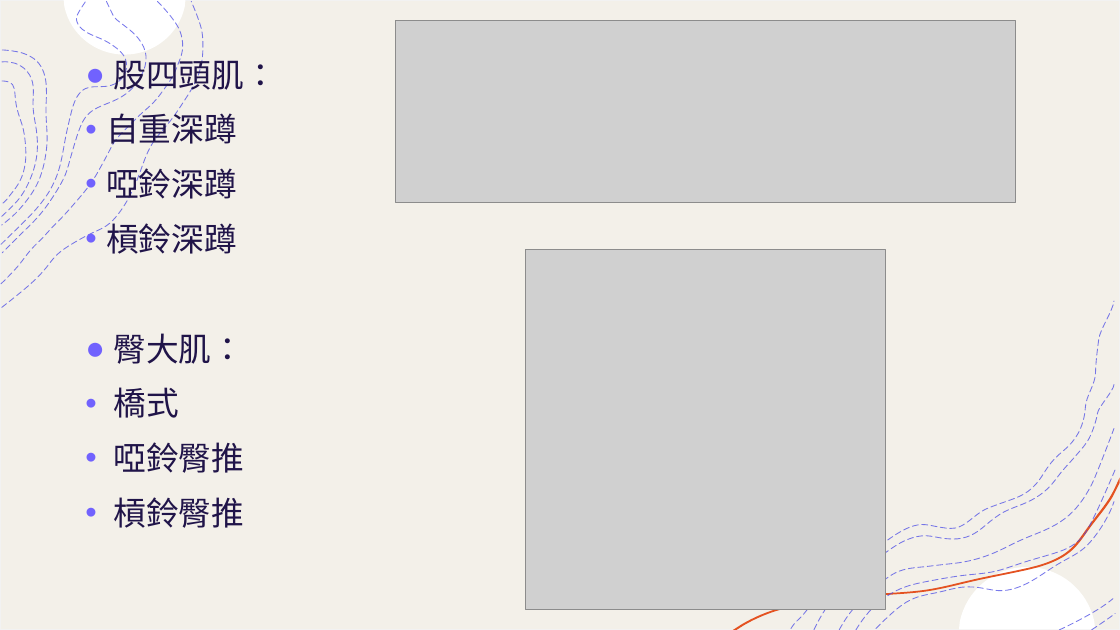
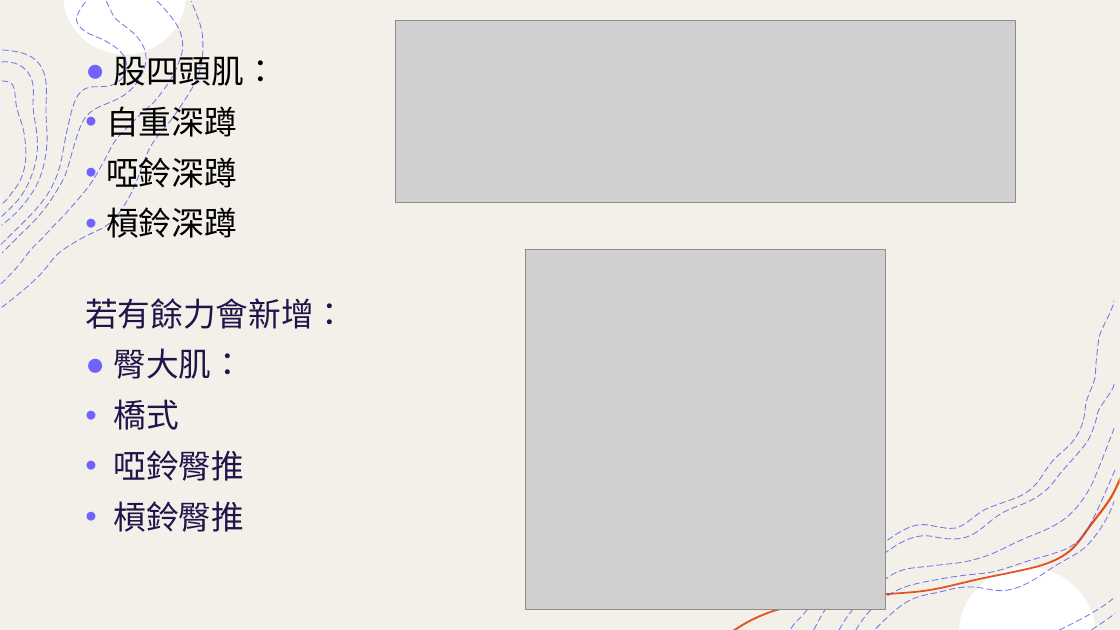
Before and after one commit to mizulun/seatpose-system, a slide deck: slide 9 of 提升運動表現輔助系統.pptx. Drawn at 1120x630 pixels with LibreOffice and Linux fonts; fonts in the diff are those of the drawing; grey boxes stand for pictures. Boxes give left, top, right and bottom in pixels: in the first picture for what was removed or moved away, otherwise in the second. Text is boxed around its words. In the diff, an @@ line names an element or a change of style, - is before the commit and + after.

Commit message:
更改成下肢重訓姿勢矯正輔助系統 更改設計動機與目的 新增姿勢判定標準 新增架設環境遇到的問題

```diff
--- a/提升運動表現輔助系統.pptx
+++ b/提升運動表現輔助系統.pptx
@@ text at <box>106,49,277,532</box>: text colour #201449 to #000000 in "股四頭肌：", "自重深蹲", "啞鈴深蹲", "槓鈴深蹲"; line spacing 1.1 to 1 @@
@@ text at <box>85,298,346,329</box>: paragraph added @@
+若有餘力會新增：
```
Also in this commit, not shown: 7 other slides changed, 12 slides added, 3 slides removed.
